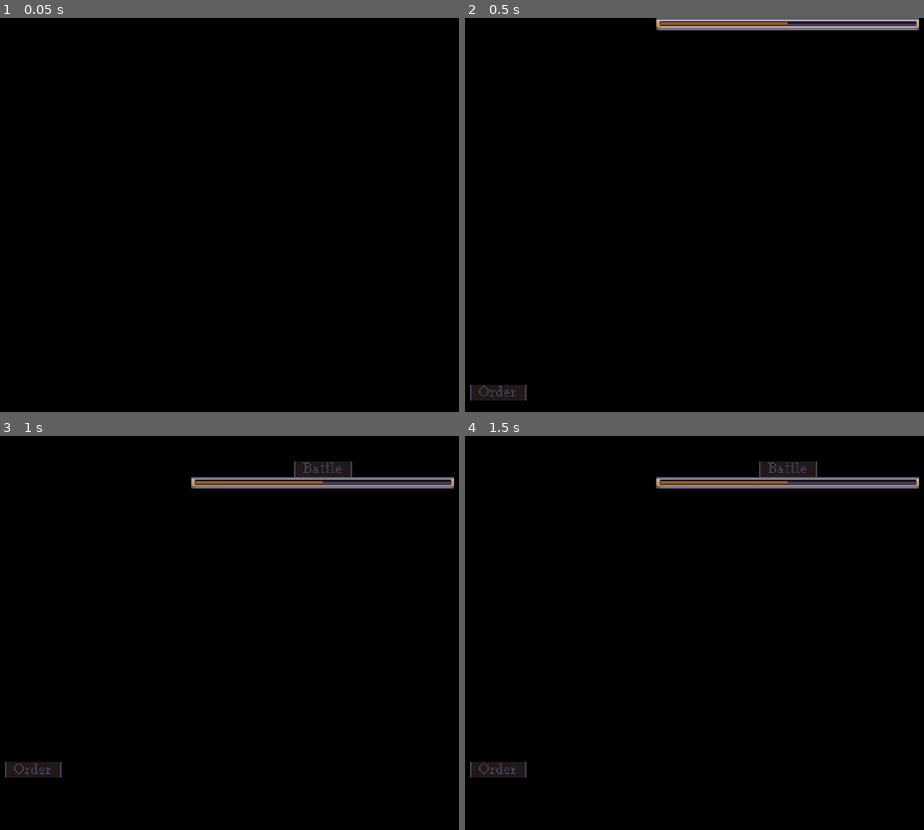
Above: before the commit, frames 1-4 (two rows, left to right).
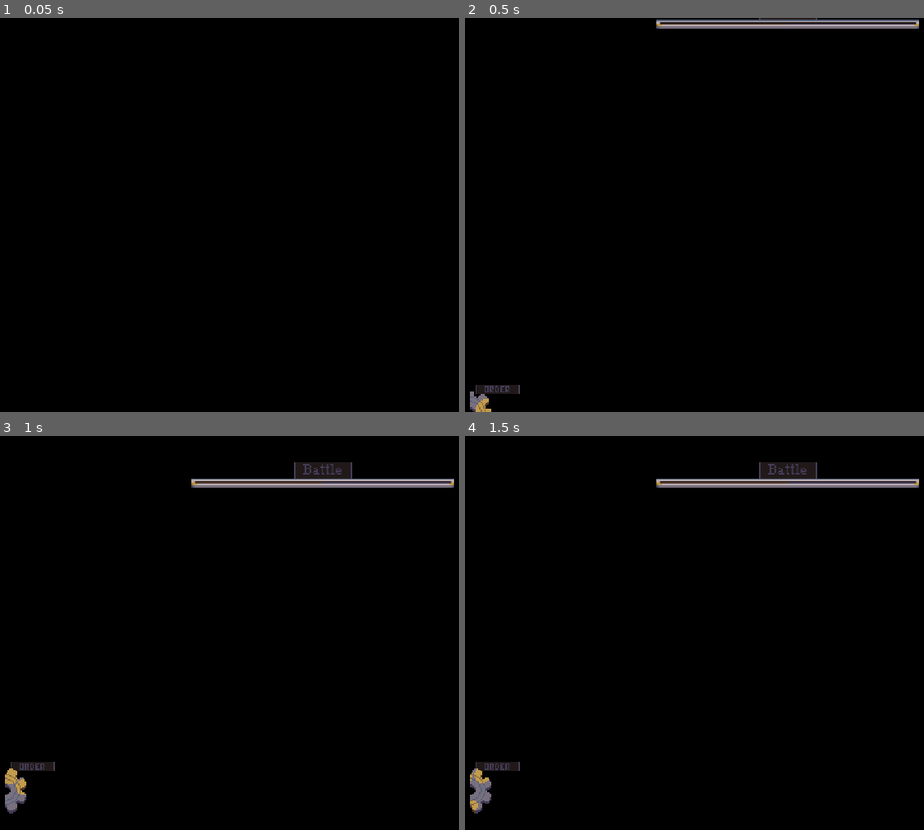
Above: after the commit, the same moments.

Repository: webcatzz/bad-dream
Game: Godot game, scene res://node/ui/battle.tscn
Two runs of this game, one before a commit and one after it. Both use one fixed random seed, a clock stepped at 60 frames per second and the inputs below. This scene is started directly instead of the project's main scene.
Inputs (mouse positions are in pixels of both pictures, inside the frame that each line leads up to):
- Up to frame 1 (0.05 s): no input
- Up to frame 2 (0.5 s): no input
- Up to frame 3 (1 s): tap Enter (ui_accept) at 0.5, 0.77 s; move the mouse to (outside the picture) at 0.52 s; hold W (move_right) from 0.53 s (still down); hold Shift (shift) from 0.53 s (still down); click (outside the picture) at 0.67 s
- Up to frame 4 (1.5 s): move the mouse to (657, 652) at 1.27 s; release W (move_right) at 1.28 s; release Shift (shift) at 1.28 s; hold S (move_down) from 1.28 s (still down); tap P at 1.35 s

Frame 1 is identical in both runs. In frame 2, 1.9% of the frame differs, in the area x 1-99%, y 0-100%; in frame 3, 2.0%, in the area x 1-99%, y 6-96%; in frame 4, 2.0%.

Commit message:
tweaked order ui

Diff:
--- a/asset/ui/improv_gold.tres
+++ b/asset/ui/improv_gold.tres
@@ -4,5 +4,5 @@
 
 [resource]
 base_font = ExtResource("1_vuso1")
-spacing_top = -8
+spacing_top = -6
 spacing_bottom = -1
--- a/asset/ui/theme.tres
+++ b/asset/ui/theme.tres
@@ -6,7 +6,7 @@
 [ext_resource type="Texture2D" uid="uid://cffsunjip1oi7" path="res://asset/ui/progress_bar.png" id="2_0w0ue"]
 [ext_resource type="Texture2D" uid="uid://dn7q0mjfrnnhb" path="res://asset/ui/panel_inset.png" id="2_h5jjq"]
 [ext_resource type="FontFile" uid="uid://ci6i24yc1hxl1" path="res://asset/ui/crang.ttf" id="2_ogcxr"]
-[ext_resource type="FontVariation" uid="uid://dvms0lc5dpf4o" path="res://asset/ui/improv_gold.tres" id="3_r2v16"]
+[ext_resource type="FontFile" uid="uid://dupfsabtrmmll" path="res://asset/ui/improv_gold.ttf" id="4_skjgy"]
 
 [sub_resource type="StyleBoxFlat" id="StyleBoxFlat_t1jcx"]
 draw_center = false
@@ -74,11 +74,15 @@
 texture_margin_right = 4.0
 texture_margin_bottom = 6.0
 
-[sub_resource type="StyleBoxTexture" id="StyleBoxTexture_j2rhf"]
+[sub_resource type="FontVariation" id="FontVariation_j5k6r"]
+base_font = ExtResource("4_skjgy")
+spacing_top = -7
+
+[sub_resource type="StyleBoxTexture" id="StyleBoxTexture_jusk8"]
 content_margin_left = 3.0
 content_margin_top = 3.0
 content_margin_right = 3.0
-content_margin_bottom = 6.0
+content_margin_bottom = 4.0
 texture = ExtResource("2_h5jjq")
 texture_margin_left = 4.0
 texture_margin_top = 3.0
@@ -138,8 +142,8 @@
 PanelInset/styles/panel = SubResource("StyleBoxTexture_yh2wn")
 ProgressBar/colors/font_color = Color(0.721569, 0.666667, 0.690196, 1)
 ProgressBar/font_sizes/font_size = 16
-ProgressBar/fonts/font = ExtResource("3_r2v16")
-ProgressBar/styles/background = SubResource("StyleBoxTexture_j2rhf")
+ProgressBar/fonts/font = SubResource("FontVariation_j5k6r")
+ProgressBar/styles/background = SubResource("StyleBoxTexture_jusk8")
 ProgressBar/styles/fill = SubResource("StyleBoxTexture_ckh1t")
 SFXLabel/base_type = &"Label"
 SFXLabel/colors/font_color = Color(1, 1, 1, 1)
--- a/node/ui/battle.gd
+++ b/node/ui/battle.gd
@@ -2,7 +2,7 @@
 ## Battle UI manager.
 
 
-@onready var _order: VBoxContainer = $Layer/Bars/Bottom/OrderWrapper/Scrollbox/Order
+@onready var _order: VBoxContainer = $Layer/Bars/Bottom/HBox/OrderWrapper/Scrollbox/Order
 
 
 func _ready() -> void:
--- a/node/ui/battle.tscn
+++ b/node/ui/battle.tscn
@@ -1,6 +1,8 @@
-[gd_scene load_steps=7 format=3 uid="uid://dlabd5a4ri2ic"]
+[gd_scene load_steps=14 format=3 uid="uid://dlabd5a4ri2ic"]
 
 [ext_resource type="Script" path="res://node/ui/battle.gd" id="1_wfkej"]
+[ext_resource type="Texture2D" uid="uid://bu5ragxvhv826" path="res://asset/ui/gear.png" id="2_0ifoi"]
+[ext_resource type="FontVariation" uid="uid://dvms0lc5dpf4o" path="res://asset/ui/improv_gold.tres" id="3_fvslm"]
 
 [sub_resource type="StyleBoxFlat" id="StyleBoxFlat_7qkqd"]
 content_margin_left = 8.0
@@ -8,6 +10,52 @@
 content_margin_right = 8.0
 content_margin_bottom = 8.0
 bg_color = Color(0, 0, 0, 1)
+
+[sub_resource type="AtlasTexture" id="AtlasTexture_hgua8"]
+atlas = ExtResource("2_0ifoi")
+region = Rect2(16, 0, 16, 34)
+
+[sub_resource type="Animation" id="Animation_boa3d"]
+resource_name = "rotate"
+length = 3.2
+loop_mode = 1
+step = 0.2
+tracks/0/type = "value"
+tracks/0/imported = false
+tracks/0/enabled = true
+tracks/0/path = NodePath(".:texture:region")
+tracks/0/interp = 1
+tracks/0/loop_wrap = true
+tracks/0/keys = {
+"times": PackedFloat32Array(0, 0.2, 0.4, 0.6, 0.8, 1, 1.2, 1.4, 1.6, 1.8, 2, 2.2, 2.4, 2.6, 2.8, 3),
+"transitions": PackedFloat32Array(1, 1, 1, 1, 1, 1, 1, 1, 1, 1, 1, 1, 1, 1, 1, 1),
+"update": 1,
+"values": [Rect2(16, 0, 16, 34), Rect2(48, 0, 16, 34), Rect2(80, 0, 16, 34), Rect2(112, 0, 16, 34), Rect2(16, 34, 16, 34), Rect2(48, 34, 16, 34), Rect2(80, 34, 16, 34), Rect2(112, 34, 16, 34), Rect2(16, 68, 16, 34), Rect2(48, 68, 16, 34), Rect2(80, 68, 16, 34), Rect2(112, 68, 16, 34), Rect2(16, 102, 16, 34), Rect2(48, 102, 16, 34), Rect2(80, 102, 16, 34), Rect2(112, 102, 16, 34)]
+}
+
+[sub_resource type="Animation" id="Animation_8iw6o"]
+length = 0.001
+tracks/0/type = "value"
+tracks/0/imported = false
+tracks/0/enabled = true
+tracks/0/path = NodePath(".:texture:region")
+tracks/0/interp = 1
+tracks/0/loop_wrap = true
+tracks/0/keys = {
+"times": PackedFloat32Array(0),
+"transitions": PackedFloat32Array(1),
+"update": 0,
+"values": [Rect2(16, 0, 16, 34)]
+}
+
+[sub_resource type="AnimationLibrary" id="AnimationLibrary_r0ih2"]
+_data = {
+"RESET": SubResource("Animation_8iw6o"),
+"rotate": SubResource("Animation_boa3d")
+}
+
+[sub_resource type="StyleBoxEmpty" id="StyleBoxEmpty_qo18q"]
+content_margin_left = 4.0
 
 [sub_resource type="Animation" id="Animation_dvbj0"]
 length = 0.001
@@ -284,24 +332,47 @@
 layout_mode = 2
 theme_override_styles/panel = SubResource("StyleBoxFlat_7qkqd")
 
-[node name="OrderWrapper" type="VBoxContainer" parent="Layer/Bars/Bottom"]
+[node name="HBox" type="HBoxContainer" parent="Layer/Bars/Bottom"]
+layout_mode = 2
+
+[node name="Gear" type="TextureRect" parent="Layer/Bars/Bottom/HBox"]
+z_index = 1
+custom_minimum_size = Vector2(4, 34)
+layout_mode = 2
+size_flags_vertical = 4
+texture = SubResource("AtlasTexture_hgua8")
+expand_mode = 1
+stretch_mode = 2
+
+[node name="Animator" type="AnimationPlayer" parent="Layer/Bars/Bottom/HBox/Gear"]
+libraries = {
+"": SubResource("AnimationLibrary_r0ih2")
+}
+autoplay = "rotate"
+
+[node name="OrderWrapper" type="VBoxContainer" parent="Layer/Bars/Bottom/HBox"]
 clip_contents = true
 layout_mode = 2
+size_flags_horizontal = 3
 theme_override_constants/separation = 1
 
-[node name="Label" type="Label" parent="Layer/Bars/Bottom/OrderWrapper"]
+[node name="Label" type="Label" parent="Layer/Bars/Bottom/HBox/OrderWrapper"]
 layout_mode = 2
 size_flags_horizontal = 0
 theme_type_variation = &"UILabel"
+theme_override_fonts/font = ExtResource("3_fvslm")
+theme_override_font_sizes/font_size = 16
 text = "Order"
 
-[node name="Scrollbox" type="ScrollContainer" parent="Layer/Bars/Bottom/OrderWrapper"]
+[node name="Scrollbox" type="ScrollContainer" parent="Layer/Bars/Bottom/HBox/OrderWrapper"]
+z_index = 1
 layout_mode = 2
 size_flags_vertical = 3
+theme_override_styles/panel = SubResource("StyleBoxEmpty_qo18q")
 horizontal_scroll_mode = 3
 vertical_scroll_mode = 3
 
-[node name="Order" type="VBoxContainer" parent="Layer/Bars/Bottom/OrderWrapper/Scrollbox"]
+[node name="Order" type="VBoxContainer" parent="Layer/Bars/Bottom/HBox/OrderWrapper/Scrollbox"]
 layout_mode = 2
 theme_override_constants/separation = 1
 
Binary file added: asset/ui/gear.png
Not shown: 1 places in asset/ui/theme.tres that only renumber resources
